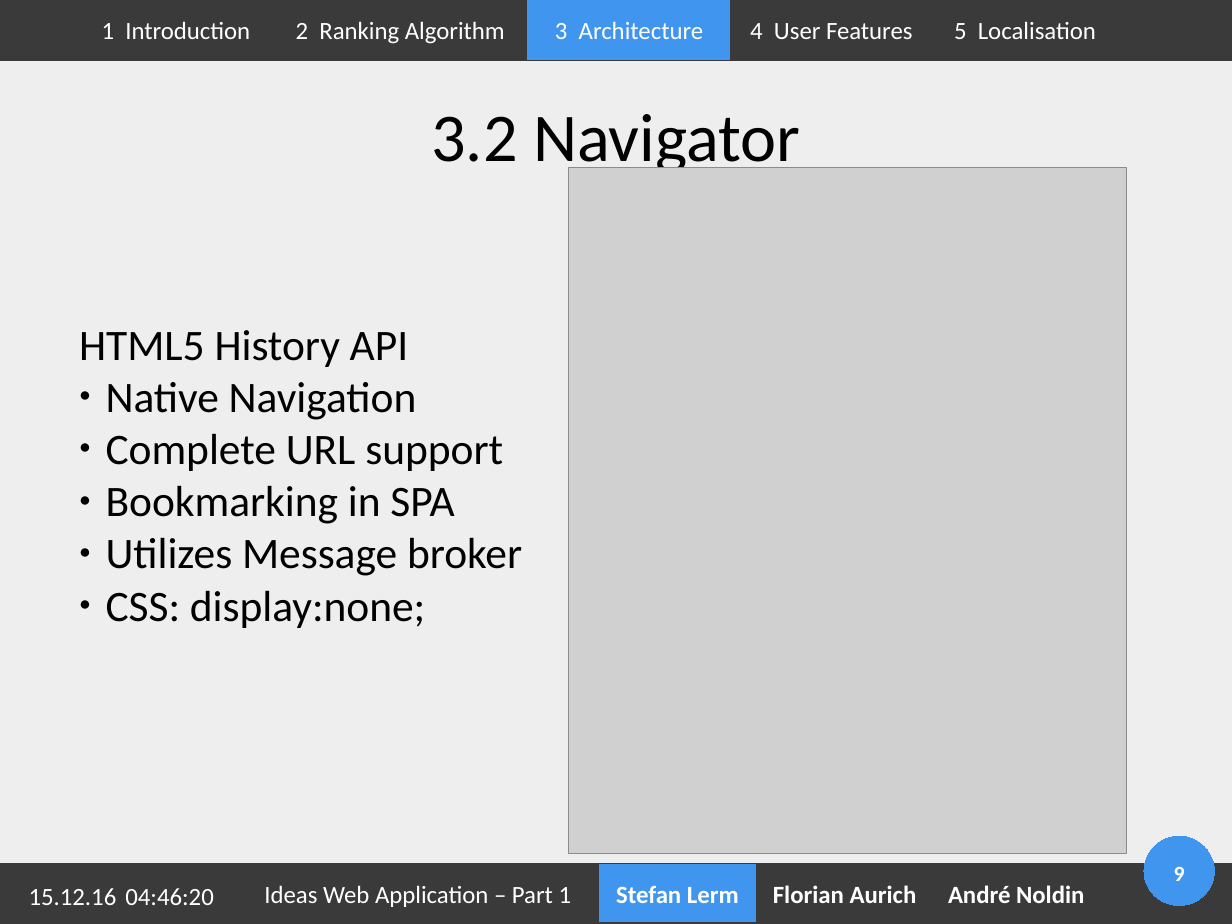
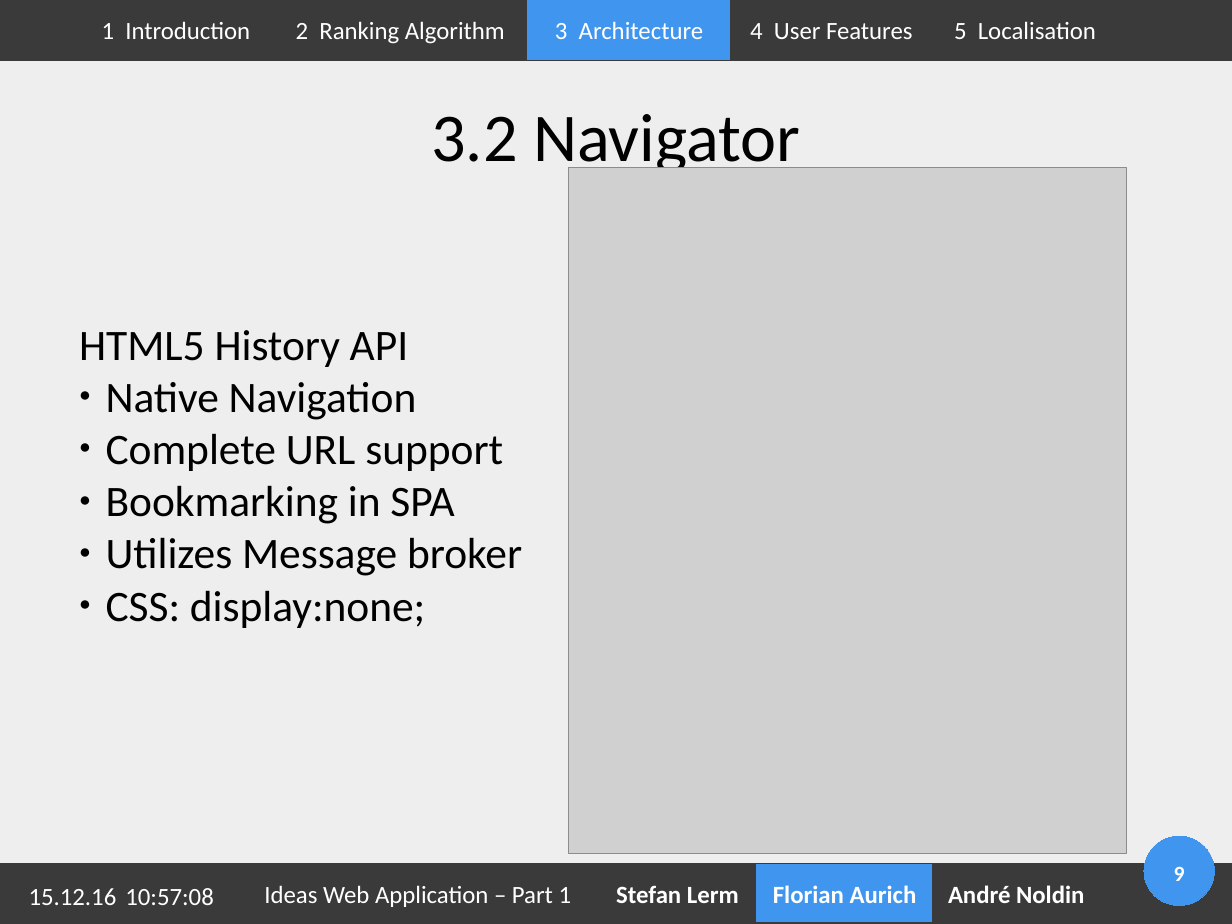
Before and after one commit to Geopras/IdeaWatcher, a slide deck: slide 9 of presentation/part1.odp. Drawn at 1232x924 pixels with LibreOffice and Linux fonts; fonts in the diff are those of the drawing; grey boxes stand for pictures; background and template pictures are left out. Boxes give left, top, right and bottom in pixels: in the first picture for what was removed or moved away, otherwise in the second. Text is boxed around its words. In the diff, an @@ line names an element or a change of style, - is before the commit and + after.

```diff
--- a/presentation/part1.odp
+++ b/presentation/part1.odp
@@ rectangle "Stefan Lerm" at [598, 865, 757, 922]: fill #4096EE to #3A3A3A; outline #4096EE 0 pt to #3A3A3A 0 pt @@
@@ rectangle "Florian Aurich" at [757, 865, 932, 922]: fill #3A3A3A to #4096EE; outline #3A3A3A 0 pt to #4096EE 0 pt @@
@@ text at [125, 888, 213, 905]: text changed @@
-04:46:20
+10:57:08
```
Also in this commit, not shown: 7 other slides changed, 5 slides added, 1 other file.
